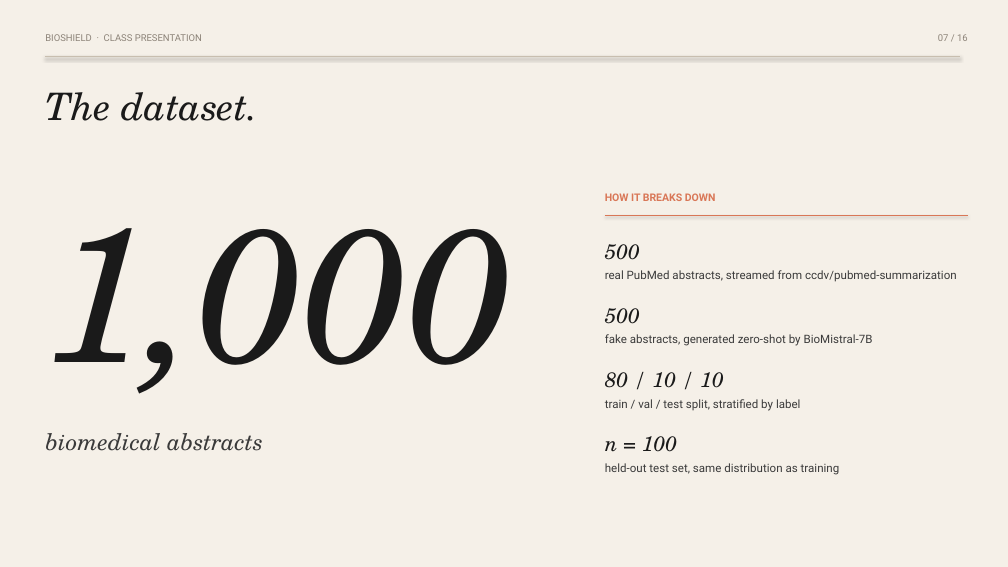
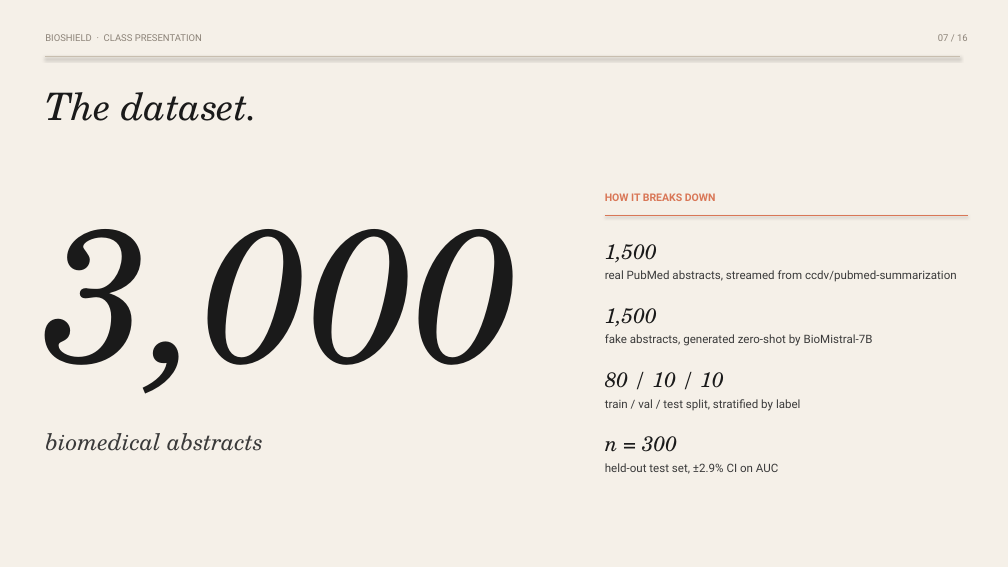
Before and after one commit to Rayudualapati-25/BioShield, a slide deck: slide 7 of experiments/BioShield_class_presentation_v2.pptx. Drawn at 1008x567 pixels with LibreOffice and Linux fonts; fonts in the diff are those of the drawing. Boxes give left, top, right and bottom in pixels: in the first picture for what was removed or moved away, otherwise in the second. Text is boxed around its words. In the diff, an @@ line names an element or a change of style, - is before the commit and + after.

```diff
--- a/experiments/BioShield_class_presentation_v2.pptx
+++ b/experiments/BioShield_class_presentation_v2.pptx
@@ text at [45,229,518,394]: text changed @@
-1,000
+3,000
@@ text at [605,244,657,263]: text changed @@
-500
+1,500
@@ text at [605,308,657,327]: text changed @@
-500
+1,500
@@ text at [605,436,677,452]: text changed @@
-n = 100
+n = 300
@@ text at [605,463,778,474]: text changed @@
-held-out test set, same distribution as training
+held-out test set, ±2.9% CI on AUC
```
Also in this commit, not shown: 7 other slides changed, 1 slide added, 1 slide removed, 28 other files.
